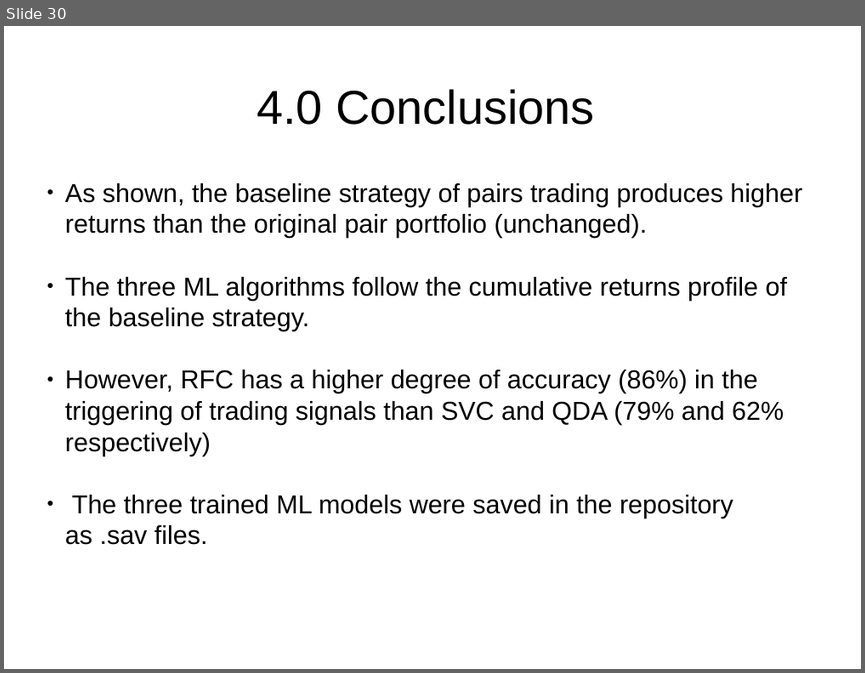
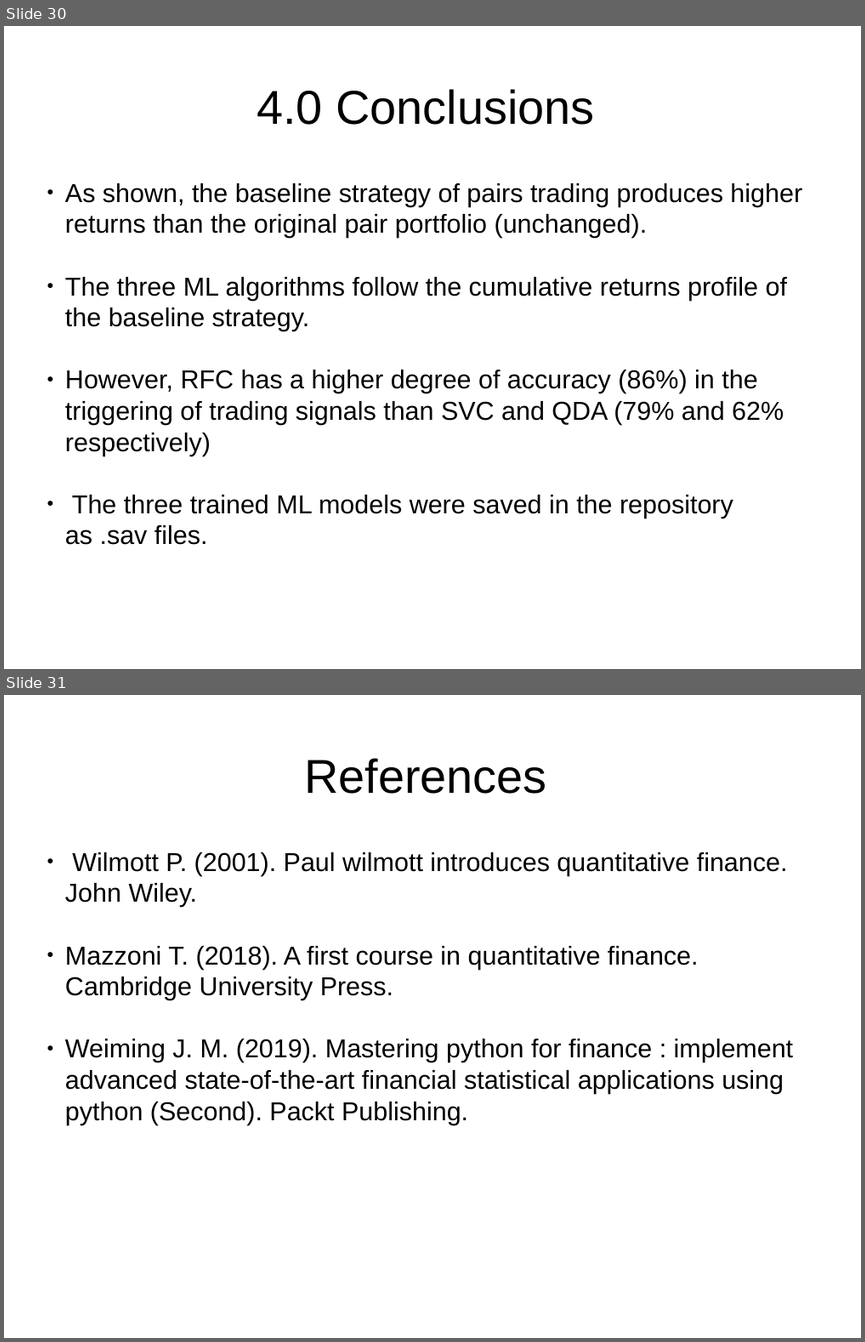
Before and after one commit to AlexR44/ML_Pairs_Trading, a slide deck: Presentation.odp. Shown one above the other, each under a label of ours: slide 30 before the commit, slides 30 and 31 after it. The pictures are 865x673 and 865x1342 pixels, drawn with LibreOffice and Linux fonts; fonts in the diff are those of the drawing. Boxes give left, top, right and bottom in pixels: in the first picture for what was removed or moved away, otherwise in the second. Text is boxed around its words. In the diff, an @@ line names an element or a change of style, - is before the commit and + after.

Commit message:
updating presentation

```diff
--- a/Presentation.odp
+++ b/Presentation.odp
@@ slide 31 added at [4,695,861,1338], background #FFFFFF @@
@@ title added at [304,758,547,794], 44 pt, text #000000 @@
+References
@@ subtitle added at [65,852,794,1124], 24 pt, text #000000 @@
+● Wilmott P. (2001). Paul wilmott introduces quantitative finance. John Wiley.
+● Mazzoni T. (2018). A first course in quantitative finance. Cambridge University Press.
+● Weiming J. M. (2019). Mastering python for finance : implement advanced state-of-the-art financial statistical applications using python (Second). Packt Publishing.
```
Also in this commit, not shown: 1 other file.
